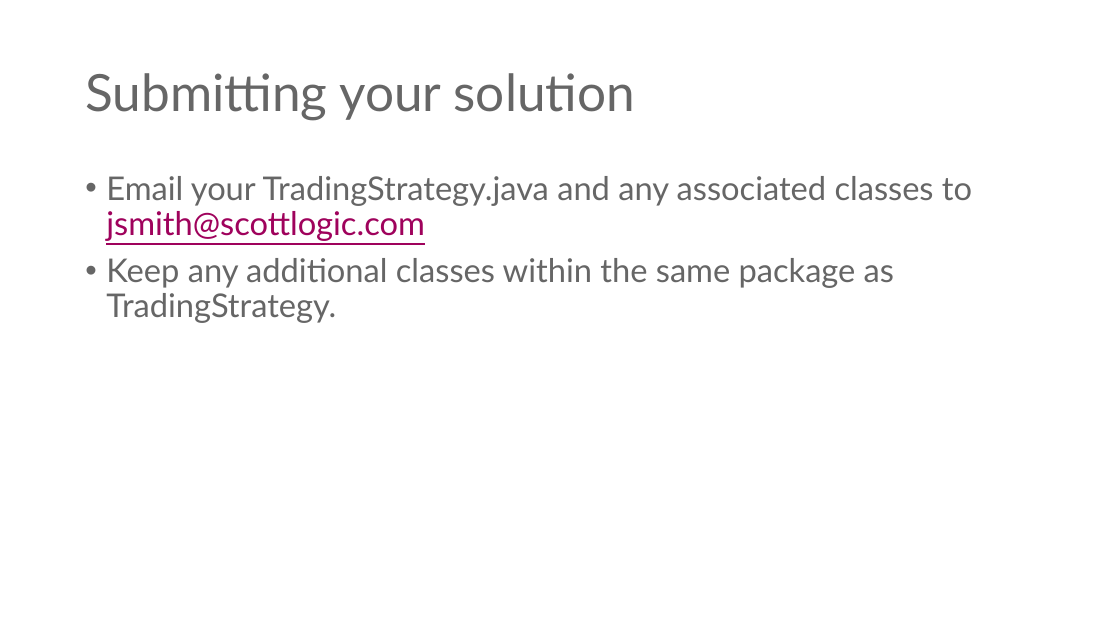
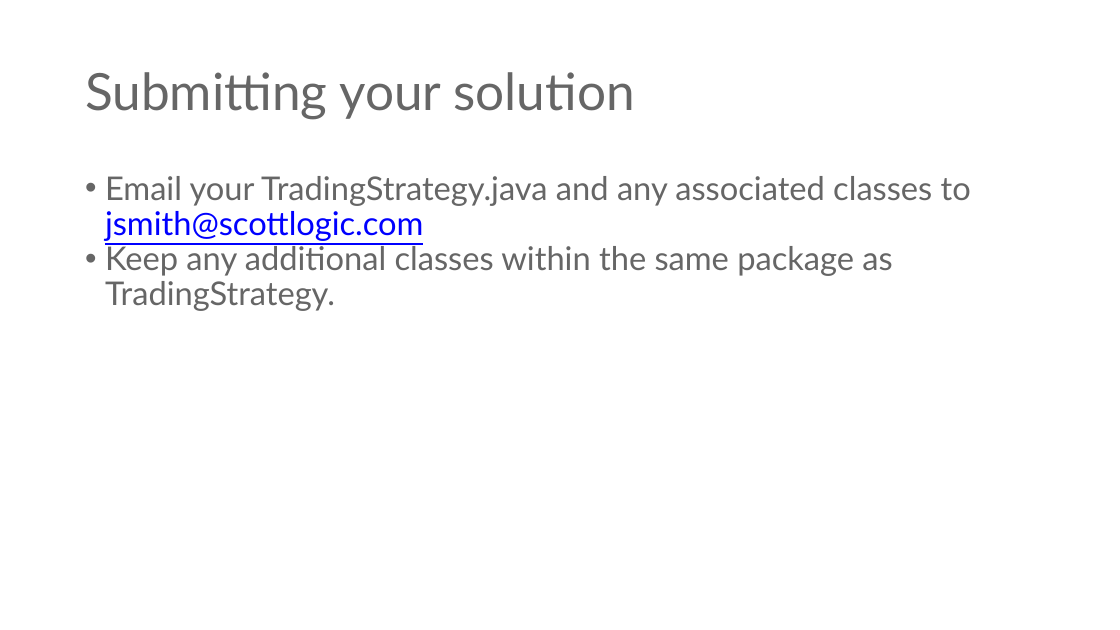
Before and after one commit to tpkelly/Hackathon, a slide deck: slide 4 of spec/Hackathon.pptx (slide 7 before the commit). Drawn at 1120x630 pixels with LibreOffice and Linux fonts; fonts in the diff are those of the drawing; background and template pictures are left out. Boxes give left, top, right and bottom in pixels: in the first picture for what was removed or moved away, otherwise in the second. Text is boxed around its words. In the diff, an @@ line names an element or a change of style, - is before the commit and + after.

Commit message:
Updating Slides

```diff
--- a/spec/Hackathon.pptx
+++ b/spec/Hackathon.pptx
@@ text "Email your TradingStrategy.java and any ..." at (x1=105, y1=176, x2=971, y2=311): text colour #9F025C to #0000FF in "jsmith@scottlogic.com"; indent changed; less space between paragraphs @@
```
Also in this commit, not shown: 2 other slides changed, 3 slides removed.
